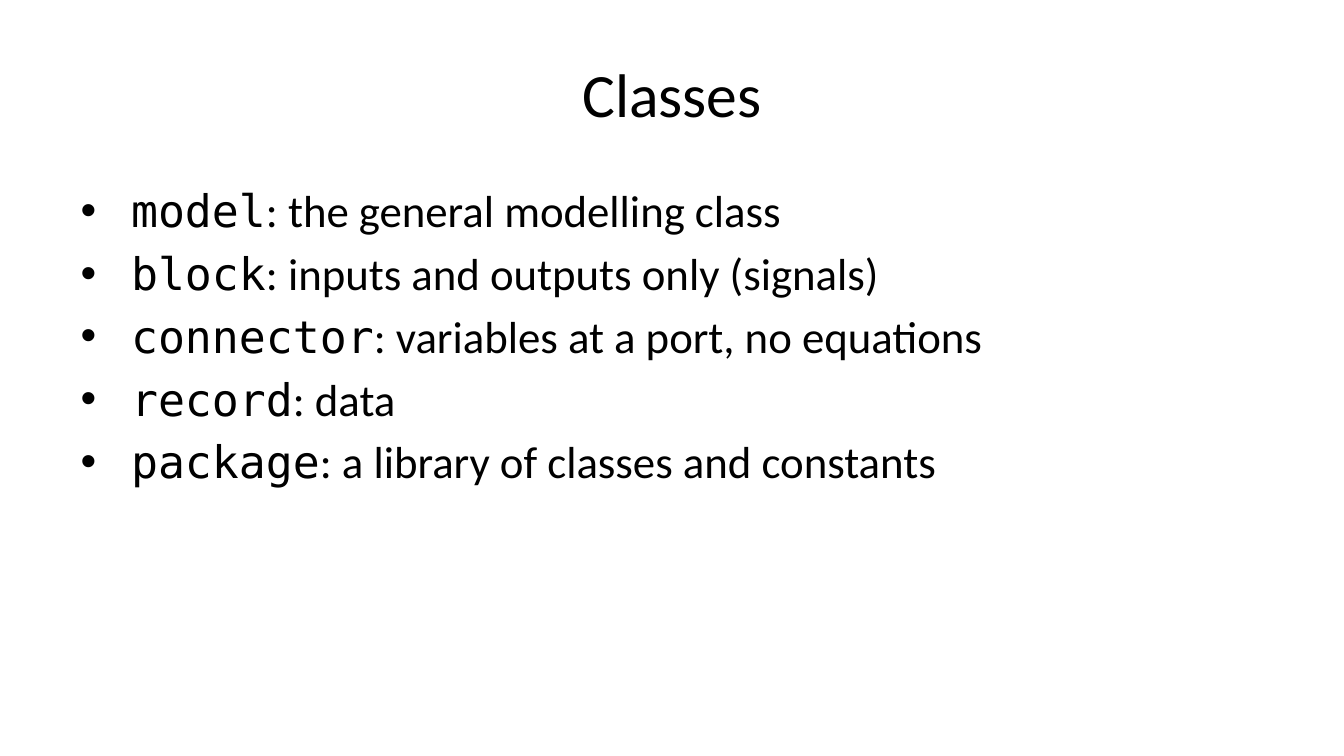
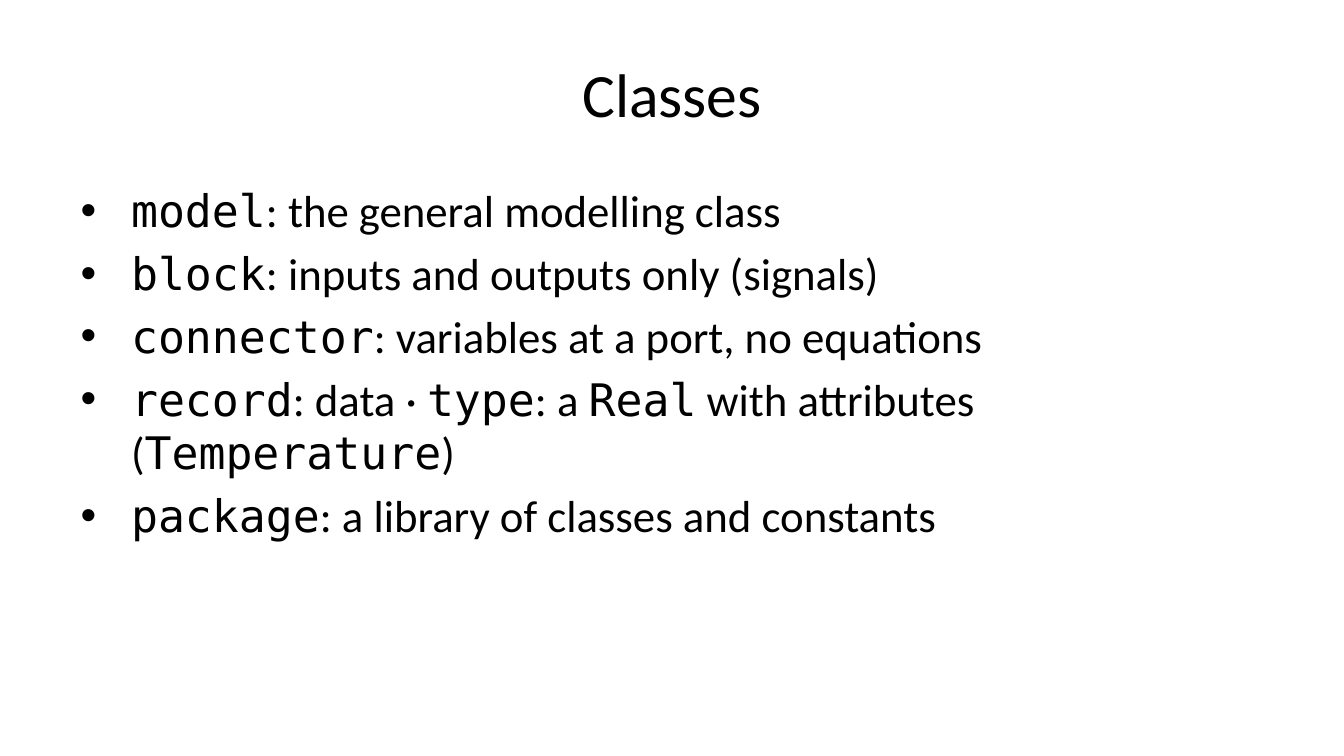
Before and after one commit to DSSchiera/energy-systems-modelica-python-course-participant, a slide deck: slide 18 of slides/session_03/session_03.pptx (slide 15 before the commit). Drawn at 1344x756 pixels with LibreOffice and Linux fonts; fonts in the diff are those of the drawing. Boxes give left, top, right and bottom in pixels: in the first picture for what was removed or moved away, otherwise in the second. Text is boxed around its words. In the diff, an @@ line names an element or a change of style, - is before the commit and + after.

```diff
--- a/slides/session_03/session_03.pptx
+++ b/slides/session_03/session_03.pptx
@@ text at bbox=[131, 381, 975, 479]: text changed @@
-• record: data
+• record: data · type: a Real with attributes (Temperature)
```
Also in this commit, not shown: 9 other slides changed, 7 slides added, 3 slides removed, 12 other files.
